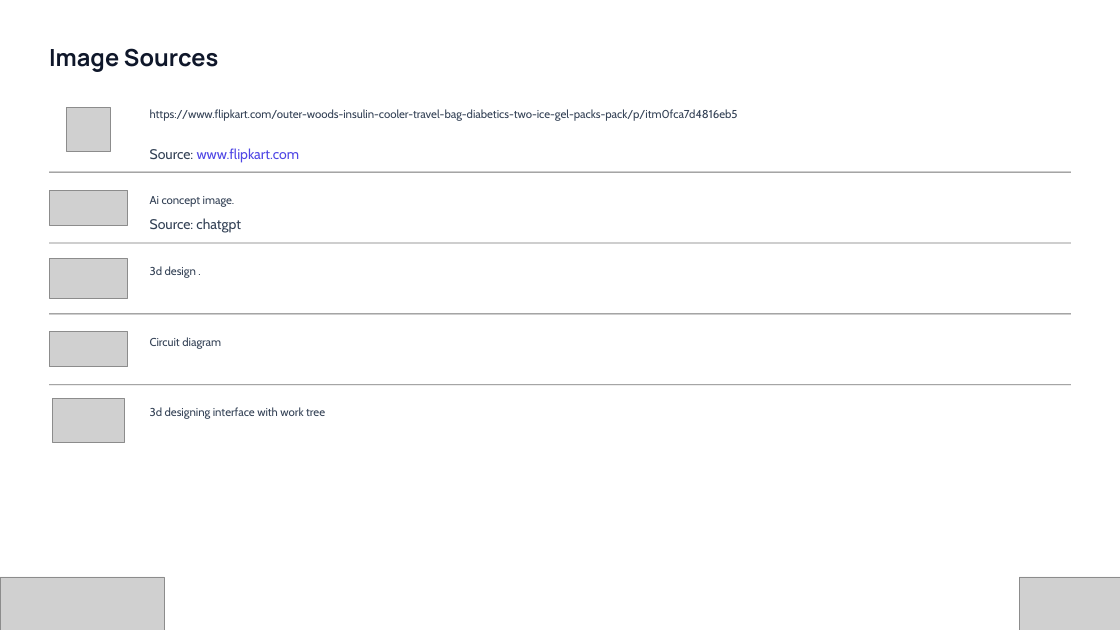
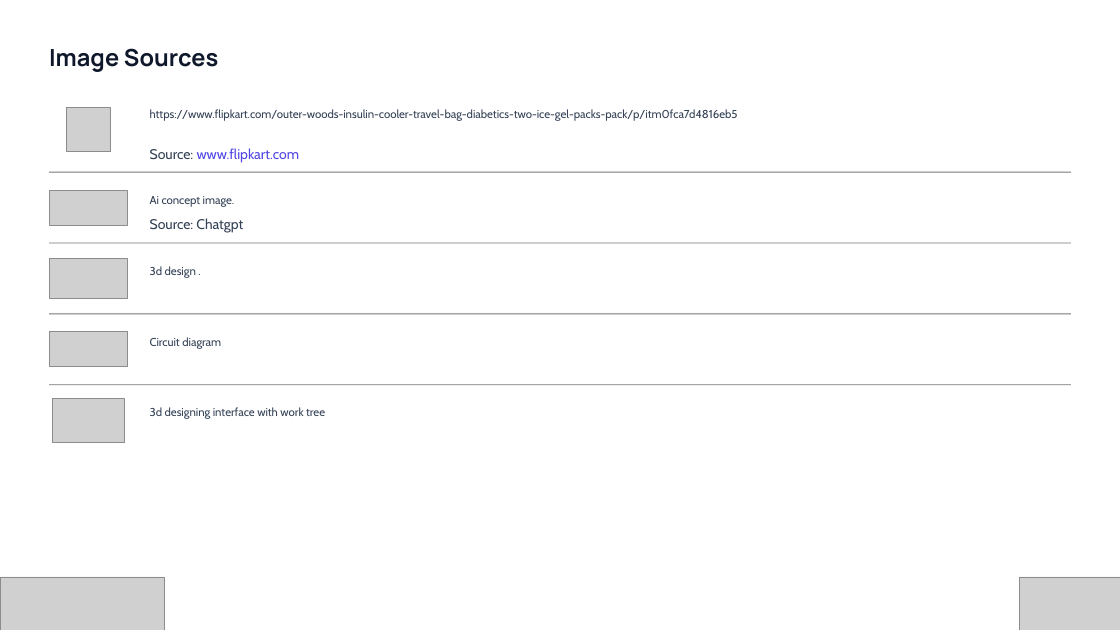
Before and after one commit to pranaykpradeep/medicool, a slide deck: slide 23 of doc/Vishwakarma Awards 2026-27 Stage 2 Submission Template.pptx. Drawn at 1120x630 pixels with LibreOffice and Linux fonts; fonts in the diff are those of the drawing; grey boxes stand for pictures; background and template pictures are left out. Boxes give left, top, right and bottom in pixels: in the first picture for what was removed or moved away, otherwise in the second. Text is boxed around its words. In the diff, an @@ line names an element or a change of style, - is before the commit and + after.

```diff
--- a/doc/Vishwakarma Awards 2026-27 Stage 2 Submission Template.pptx
+++ b/doc/Vishwakarma Awards 2026-27 Stage 2 Submission Template.pptx
@@ text at (150,218,243,233): text changed @@
-Source: chatgpt
+Source: Chatgpt
```
Also in this commit, not shown: 16 other files.
